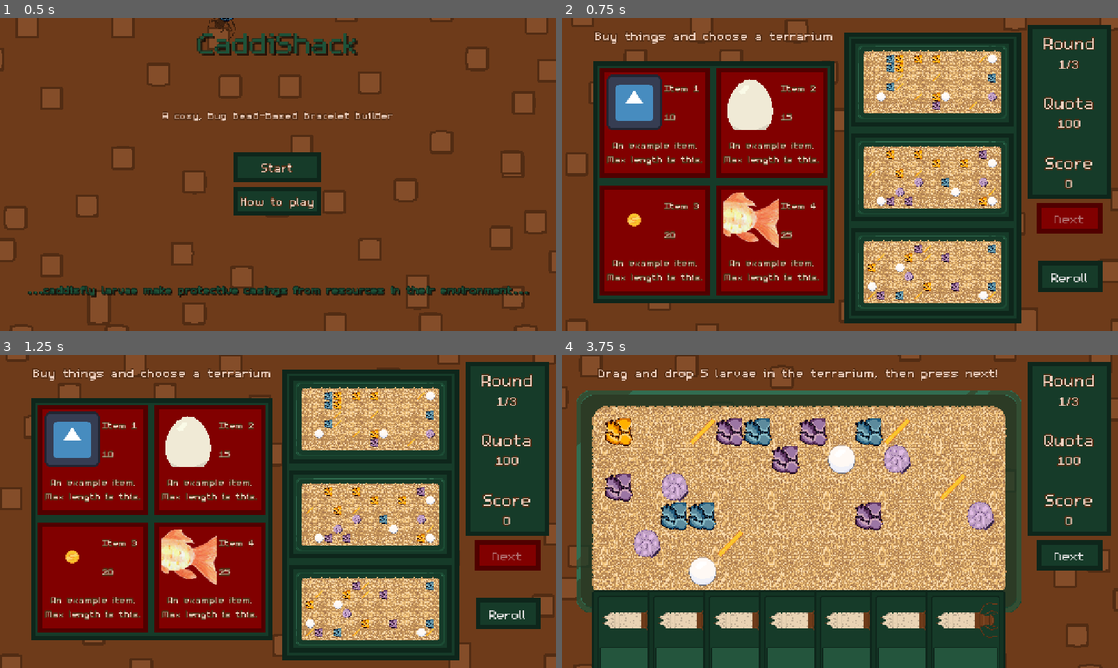
Above: before the commit, frames 1-4 (two rows, left to right).
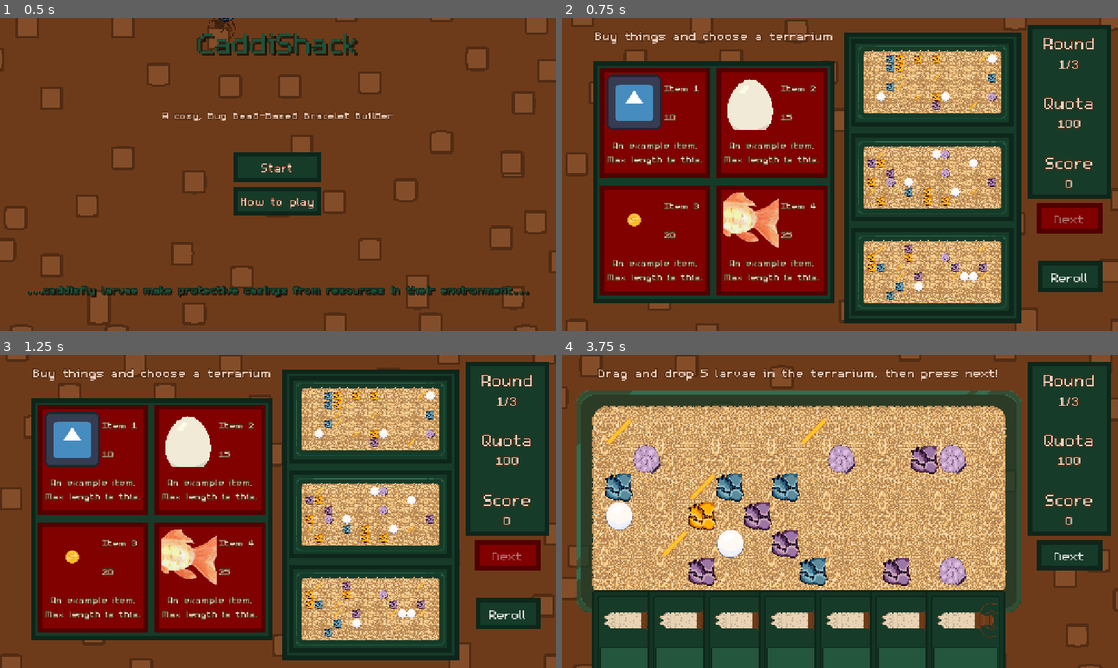
Above: after the commit, the same moments.

Repository: Splashy-Inc/caddishack
Game: Godot game, scene res://SCENES/screen_manager.tscn
Two runs of this game, one before a commit and one after it. Both use one fixed random seed, a clock stepped at 60 frames per second and the inputs below. The engine's default icon, where the game draws it, is replaced by a stand-in: a white triangle on a blue panel in a dark square.
Inputs (mouse positions are in pixels of both pictures, inside the frame that each line leads up to):
- Up to frame 1 (0.5 s): no input
- Up to frame 2 (0.75 s): click "Start" at 0.5 s
- Up to frame 3 (1.25 s): no input
- Up to frame 4 (3.75 s): click "Reroll" at 1.25 s; click (934, 420) at 2.02 s; click "Select" at 2.75 s; click "Next" at 3.5 s

Frame 1 is identical in both runs. In frame 2, 2.0% of the frame differs, in the area x 55-79%, y 42-90%; in frame 3, 2.0%; in frame 4, 11%, in the area x 7-78%, y 20-74%.

Commit message:
Properly carry over selected terrarium info
Terrarium info loaded in terrarium station matches layout of terrarium selected in shop

Diff:
--- a/SCENES/TERRARIUM/terrarium_station.tscn
+++ b/SCENES/TERRARIUM/terrarium_station.tscn
@@ -5,102 +5,11 @@
 [ext_resource type="PackedScene" uid="uid://bf66yigpmnvq4" path="res://SCENES/station_background.tscn" id="2_cb6xo"]
 [ext_resource type="PackedScene" uid="uid://dqdm71w8s3gpc" path="res://SCENES/GUI/run_info.tscn" id="3_dugvo"]
 [ext_resource type="PackedScene" uid="uid://c1cnosvtgboi2" path="res://SCENES/TERRARIUM/terrarium.tscn" id="5_bnkvk"]
-[ext_resource type="Script" uid="uid://dv7obe1357845" path="res://RESOURCES/material_info.gd" id="6_kccl0"]
 [ext_resource type="StyleBox" uid="uid://clyq3pof6wks3" path="res://RESOURCES/button_box_normal.tres" id="6_ugda1"]
-[ext_resource type="Script" uid="uid://cy8jm1sqi6nnc" path="res://RESOURCES/sand_material_info.gd" id="7_ll8qw"]
 [ext_resource type="StyleBox" uid="uid://b4ohcrep4kgqi" path="res://RESOURCES/button_box_hover.tres" id="7_yxfdh"]
-[ext_resource type="Script" uid="uid://cm33vxylxpkwp" path="res://RESOURCES/special_material_info.gd" id="8_04exf"]
-[ext_resource type="Script" uid="uid://qiyyftxmq7nx" path="res://RESOURCES/terrarium_info.gd" id="9_s7cx1"]
 [ext_resource type="PackedScene" uid="uid://dac4l330kaphs" path="res://SCENES/LARVAE/card_hand.tscn" id="10_04exf"]
 [ext_resource type="PackedScene" uid="uid://l8c5hnvmqfwd" path="res://SCENES/TERRARIUM/bead_scorer.tscn" id="12_s7cx1"]
 [ext_resource type="LabelSettings" uid="uid://tly00ucli80b" path="res://ASSETS/Font/gui_sublabel.tres" id="14_vl60u"]
-
-[sub_resource type="Resource" id="Resource_d1wso"]
-script = ExtResource("7_ll8qw")
-color = 1
-
-[sub_resource type="Resource" id="Resource_jh2q2"]
-script = ExtResource("7_ll8qw")
-color = 1
-
-[sub_resource type="Resource" id="Resource_lu261"]
-script = ExtResource("7_ll8qw")
-color = 1
-
-[sub_resource type="Resource" id="Resource_06vpu"]
-script = ExtResource("7_ll8qw")
-color = 2
-
-[sub_resource type="Resource" id="Resource_aypll"]
-script = ExtResource("7_ll8qw")
-color = 2
-
-[sub_resource type="Resource" id="Resource_ct105"]
-script = ExtResource("7_ll8qw")
-color = 2
-
-[sub_resource type="Resource" id="Resource_fnkbk"]
-script = ExtResource("7_ll8qw")
-color = 3
-
-[sub_resource type="Resource" id="Resource_a2n2k"]
-script = ExtResource("7_ll8qw")
-color = 3
-
-[sub_resource type="Resource" id="Resource_f7u7g"]
-script = ExtResource("7_ll8qw")
-color = 3
-
-[sub_resource type="Resource" id="Resource_0cd06"]
-script = ExtResource("7_ll8qw")
-color = 1
-metadata/_custom_type_script = "uid://cy8jm1sqi6nnc"
-
-[sub_resource type="Resource" id="Resource_8ls7a"]
-script = ExtResource("8_04exf")
-type = 1
-
-[sub_resource type="Resource" id="Resource_2bpk4"]
-script = ExtResource("8_04exf")
-type = 1
-
-[sub_resource type="Resource" id="Resource_g2uq7"]
-script = ExtResource("8_04exf")
-type = 1
-
-[sub_resource type="Resource" id="Resource_ybw82"]
-script = ExtResource("8_04exf")
-type = 2
-
-[sub_resource type="Resource" id="Resource_xq384"]
-script = ExtResource("8_04exf")
-type = 2
-
-[sub_resource type="Resource" id="Resource_qn30w"]
-script = ExtResource("8_04exf")
-type = 2
-
-[sub_resource type="Resource" id="Resource_nqhej"]
-script = ExtResource("8_04exf")
-type = 3
-
-[sub_resource type="Resource" id="Resource_ttxry"]
-script = ExtResource("8_04exf")
-type = 3
-
-[sub_resource type="Resource" id="Resource_ka58w"]
-script = ExtResource("8_04exf")
-type = 3
-
-[sub_resource type="Resource" id="Resource_j45q7"]
-script = ExtResource("8_04exf")
-type = 2
-metadata/_custom_type_script = "uid://cm33vxylxpkwp"
-
-[sub_resource type="Resource" id="Resource_vl60u"]
-resource_local_to_scene = true
-script = ExtResource("9_s7cx1")
-materials = Array[ExtResource("6_kccl0")]([SubResource("Resource_d1wso"), SubResource("Resource_jh2q2"), SubResource("Resource_lu261"), SubResource("Resource_06vpu"), SubResource("Resource_aypll"), SubResource("Resource_ct105"), SubResource("Resource_fnkbk"), SubResource("Resource_a2n2k"), SubResource("Resource_f7u7g"), SubResource("Resource_0cd06"), SubResource("Resource_8ls7a"), SubResource("Resource_2bpk4"), SubResource("Resource_g2uq7"), SubResource("Resource_ybw82"), SubResource("Resource_xq384"), SubResource("Resource_qn30w"), SubResource("Resource_nqhej"), SubResource("Resource_ttxry"), SubResource("Resource_ka58w"), SubResource("Resource_j45q7")])
 
 [sub_resource type="PlaceholderTexture2D" id="PlaceholderTexture2D_bnkvk"]
 
@@ -133,7 +42,6 @@
 
 [node name="Terrarium" parent="." unique_id=1014177116 instance=ExtResource("5_bnkvk")]
 position = Vector2(544, 337)
-info = SubResource("Resource_vl60u")
 
 [node name="CardSection" type="Node2D" parent="." unique_id=31290860]
 position = Vector2(640, 608)
--- a/SCRIPTS/TERRARIUM/terrarium.gd
+++ b/SCRIPTS/TERRARIUM/terrarium.gd
@@ -41,14 +41,11 @@
 func spawn_material(material_info: MaterialInfo):
 	var new_material := Globals.generate_material(material_info)
 	material_layer.add_child(new_material)
-	# Commented the below pieces out as they were causing issues with randomization
-	#if material_info.cell == Vector2i.ZERO:
-	new_material.global_position = get_spawnable_material_cell_center()
-	material_info.cell = get_material_cell_at(new_material.global_position)
-	#else:
-		#new_material.global_position = get_material_cell_center(material_info.cell)
-
-	#Globals.run_info.terrarium = get_terrarium_state()
+	if material_info.cell == Vector2i.ZERO:
+		new_material.global_position = get_spawnable_material_cell_center()
+		material_info.cell = get_material_cell_at(new_material.global_position)
+	else:
+		new_material.global_position = get_material_cell_center(material_info.cell)
 
 func generate_materials():
 	await clear_playing_field()
--- a/SCRIPTS/TERRARIUM/terrarium_station.gd
+++ b/SCRIPTS/TERRARIUM/terrarium_station.gd
@@ -26,15 +26,6 @@
 func _on_next_button_pressed() -> void:
 	if bead_scorer.is_scoring_complete():
 		ScreenEvents.request_screen(ScreenEvents.Screen.SHOP)
-		#if RunEvents.increment_round():
-			#terrarium.travel_to(terrarium_play_slot.transform)
-			#terrarium.generate_materials()
-			#bead_scorer.hide()
-			#bead_scorer.reset()
-			#card_hand.show()
-			#card_hand.draw_cards(7)
-		#else:
-			#HUDEvents.main_menu_requested.emit()
 	else:
 		terrarium.start_larvae(round_length)
 
